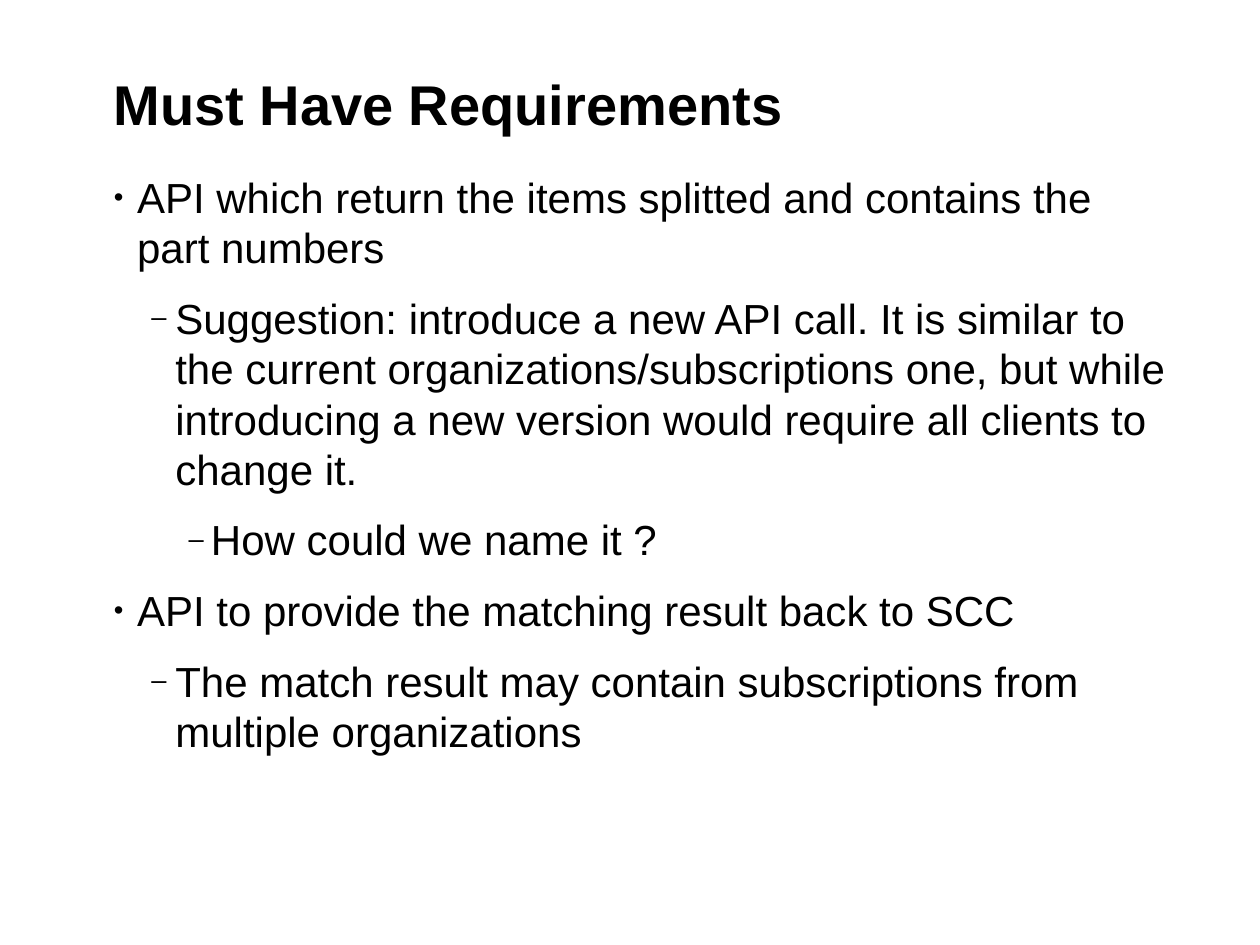
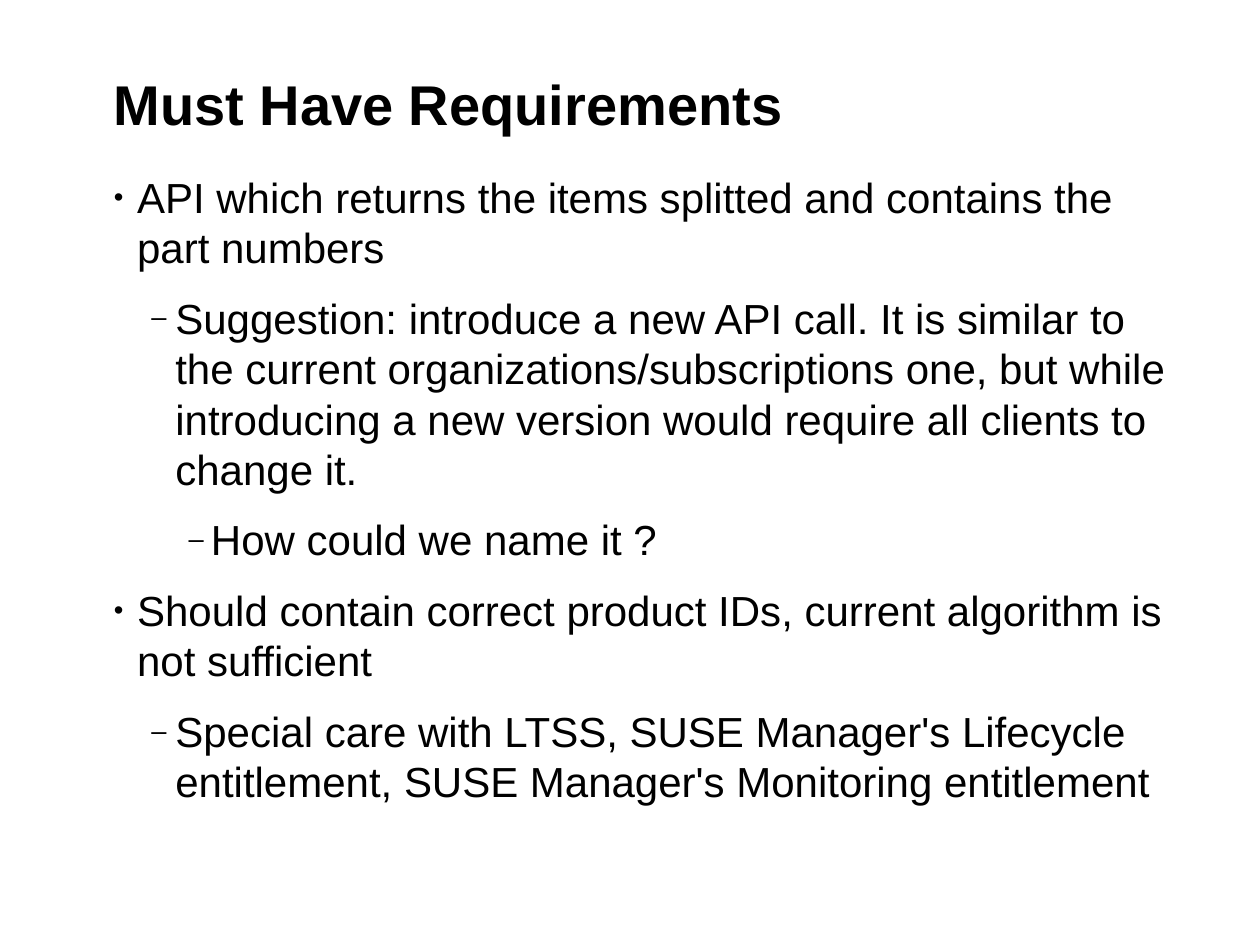
Before and after one commit to hustodemon/subscription-matcher, a slide deck: slide 23 of doc/SubscriptionCounting.odp (slide 22 before the commit). Drawn at 1260x945 pixels with LibreOffice and Linux fonts; fonts in the diff are those of the drawing; background and template pictures are left out. Boxes give left, top, right and bottom in pixels: in the first picture for what was removed or moved away, otherwise in the second. Text is boxed around its words. In the diff, an @@ line names an element or a change of style, - is before the commit and + after.

```diff
--- a/doc/SubscriptionCounting.odp
+++ b/doc/SubscriptionCounting.odp
@@ text at <box>137,182,1112,272</box>: text changed @@
-• API which return the items splitted and contains the part numbers
+• API which returns the items splitted and contains the part numbers
@@ text at <box>137,595,1161,806</box>: text changed @@
-• API to provide the matching result back to SCC
-  ‒ The match result may contain subscriptions from multiple organizations
+• Should contain correct product IDs, current algorithm is not sufficient
+  ‒ Special care with LTSS, SUSE Manager's Lifecycle entitlement, SUSE Manager's Monitoring entitlement
```
Also in this commit, not shown: 16 other slides changed, 2 slides added, 1 slide removed.
